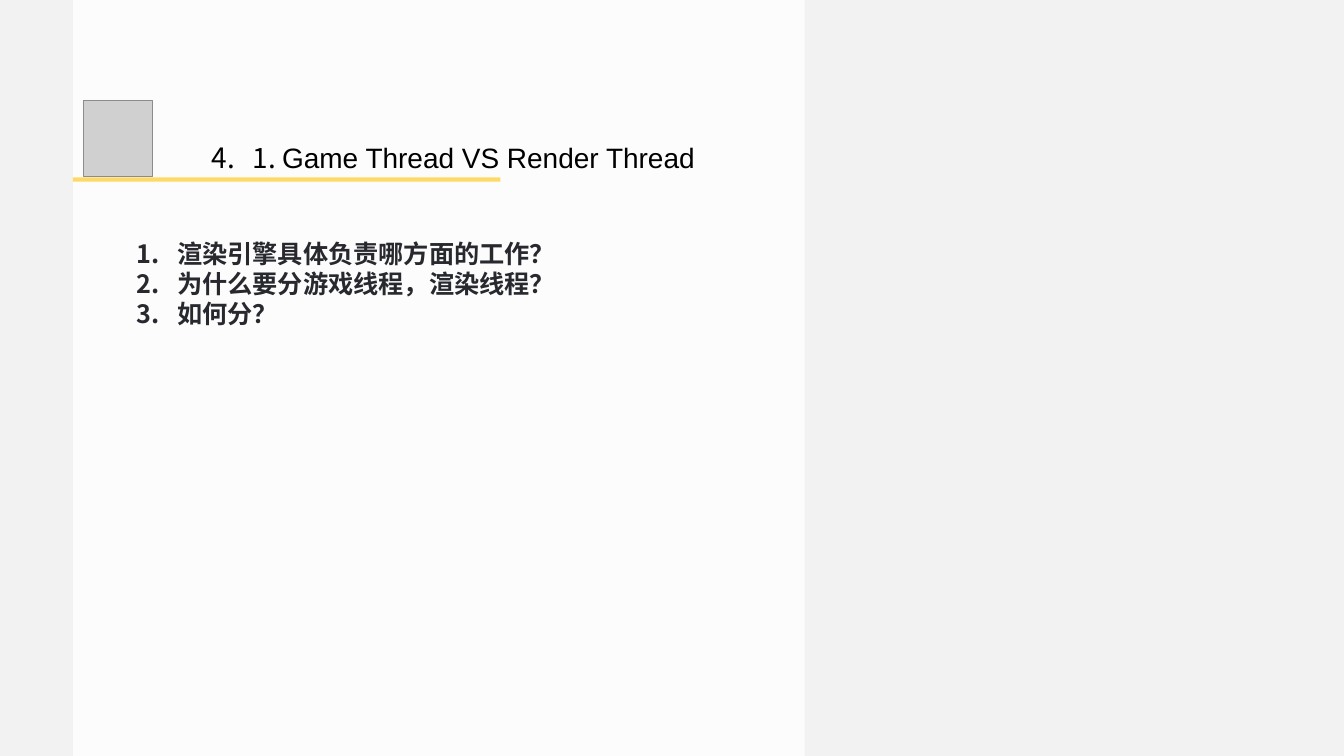
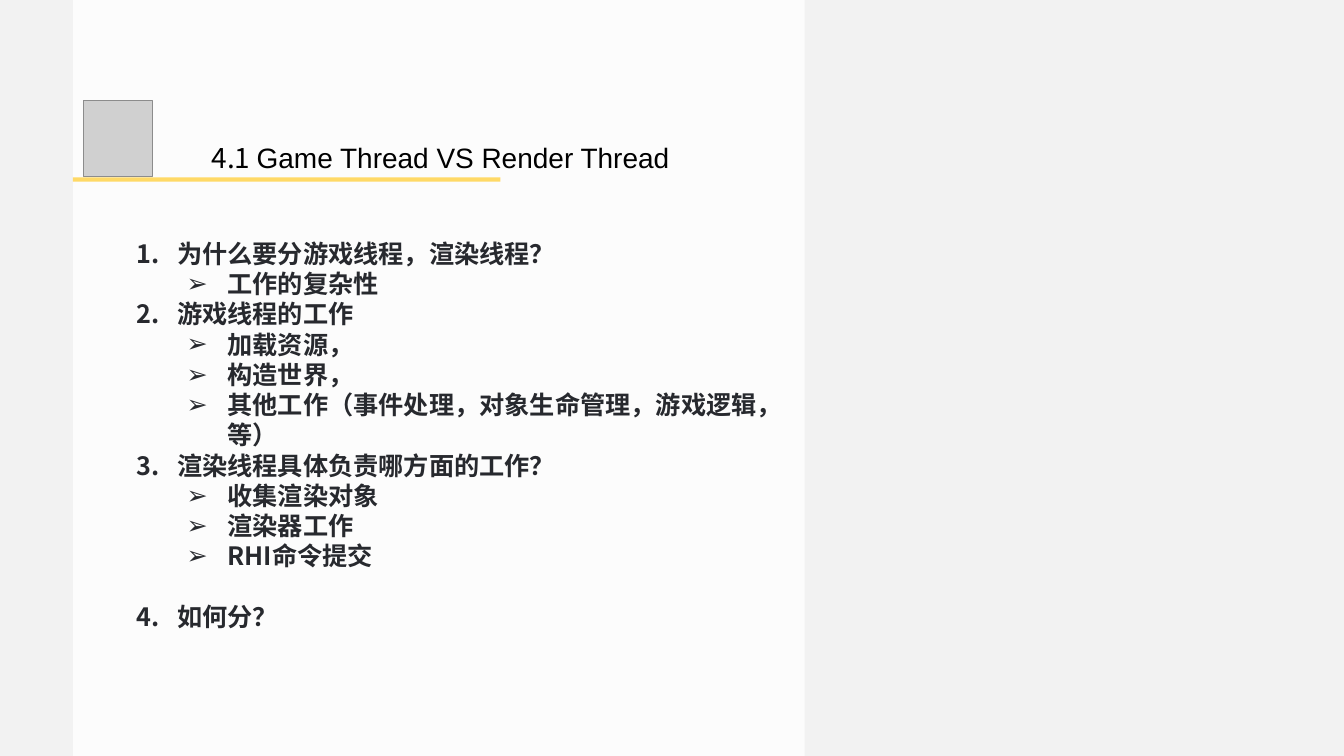
Before and after one commit to doomlover/KSGameEngineTutorials, a slide deck: slide 29 of PPTs/05.深入DX12绘制二.pptx (slide 28 before the commit). Drawn at 1344x756 pixels with LibreOffice and Linux fonts; fonts in the diff are those of the drawing; grey boxes stand for pictures. Boxes give left, top, right and bottom in pixels: in the first picture for what was removed or moved away, otherwise in the second. Text is boxed around its words. In the diff, an @@ line names an element or a change of style, - is before the commit and + after.

```diff
--- a/PPTs/05.深入DX12绘制二.pptx
+++ b/PPTs/05.深入DX12绘制二.pptx
@@ text at (212,147,670,169): text changed @@
-  4. 1. Game Thread VS Render Thread
+  4.1 Game Thread VS Render Thread
@@ text at (177,241,555,266): paragraph removed @@
-1. 渲染引擎具体负责哪方面的工作？
@@ text at (177,241,555,629): font Arial to Noto Sans CJK SC in "为什么要分游戏线程，渲染线程？", "如何分？" @@
@@ text at (177,271,781,568): paragraphs added @@
+  ➢ 工作的复杂性
+2. 游戏线程的工作
+  ➢ 加载资源，
+  ➢ 构造世界，
+  ➢ 其他工作（事件处理，对象生命管理，游戏逻辑，等）
+3. 渲染线程具体负责哪方面的工作？
+  ➢ 收集渲染对象
+  ➢ 渲染器工作
+  ➢ RHI命令提交
```
Also in this commit, not shown: 13 other slides changed, 4 slides added, 2 slides removed, 1 other file.
